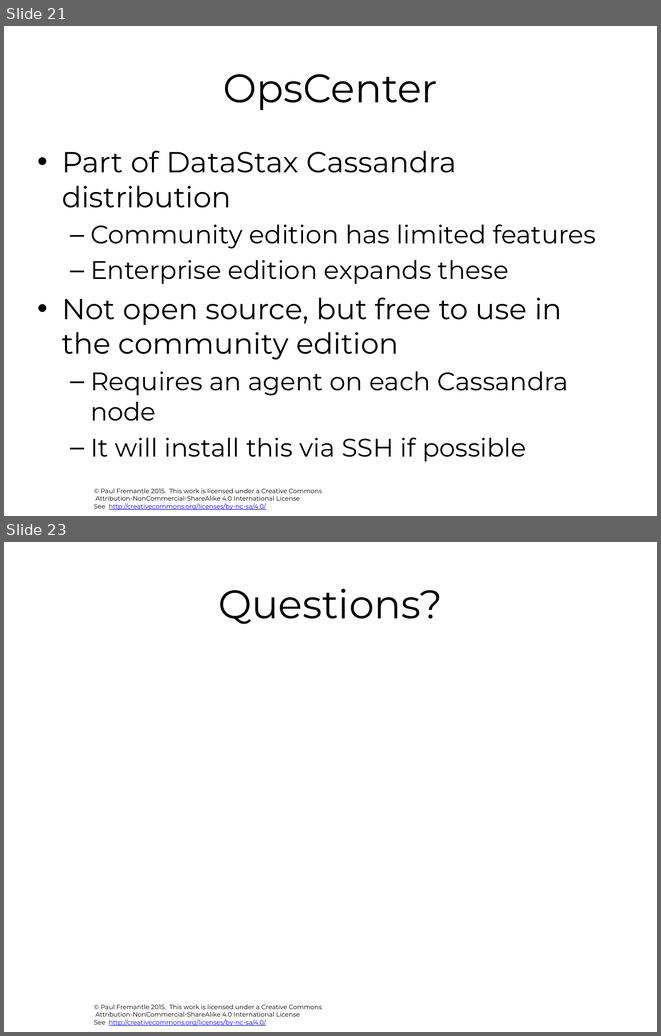
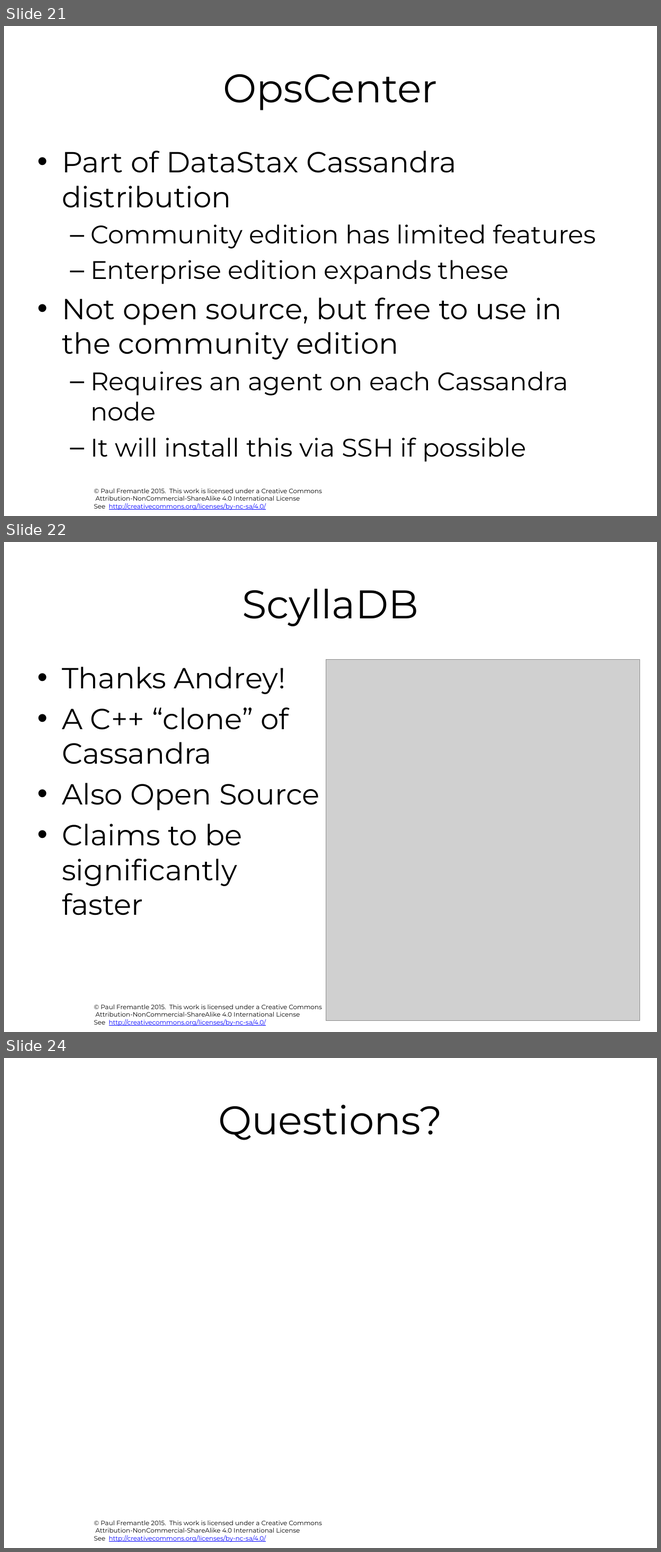
Before and after one commit to pzfreo/ox-clo, a slide deck: pres-source/10-Cassandra.pptx. Shown one above the other, each under a label of ours: slides 21 and 23 before the commit, slides 21, 22 and 24 after it; the slides between them are not shown. The pictures are 661x1036 and 661x1552 pixels, drawn with LibreOffice and Linux fonts; fonts in the diff are those of the drawing; grey boxes stand for pictures; background and template pictures are left out. Boxes give left, top, right and bottom in pixels: in the first picture for what was removed or moved away, otherwise in the second. Text is boxed around its words. In the diff, an @@ line names an element or a change of style, - is before the commit and + after.

```diff
--- a/pres-source/10-Cassandra.pptx
+++ b/pres-source/10-Cassandra.pptx
@@ slide 22 added at box(4, 542, 657, 1032), background #FFFFFF; not listed: 1 template element that a slide beside it also shows @@
@@ title added at box(242, 589, 418, 626), 44 pt, text #000000 @@
+ScyllaDB
@@ text added at box(62, 667, 320, 915), 32 pt, text #000000 @@
+• Thanks Andrey!
+• A C++ “clone” of
+  Cassandra
+• Also Open Source
+• Claims to be
+  significantly
+  faster
@@ picture added at box(326, 660, 640, 1021) @@
@@ what was slide 23 is now slide 24 @@
```
Also in this commit, not shown: 1 other slide added, 1 slide removed, 4 other files.
